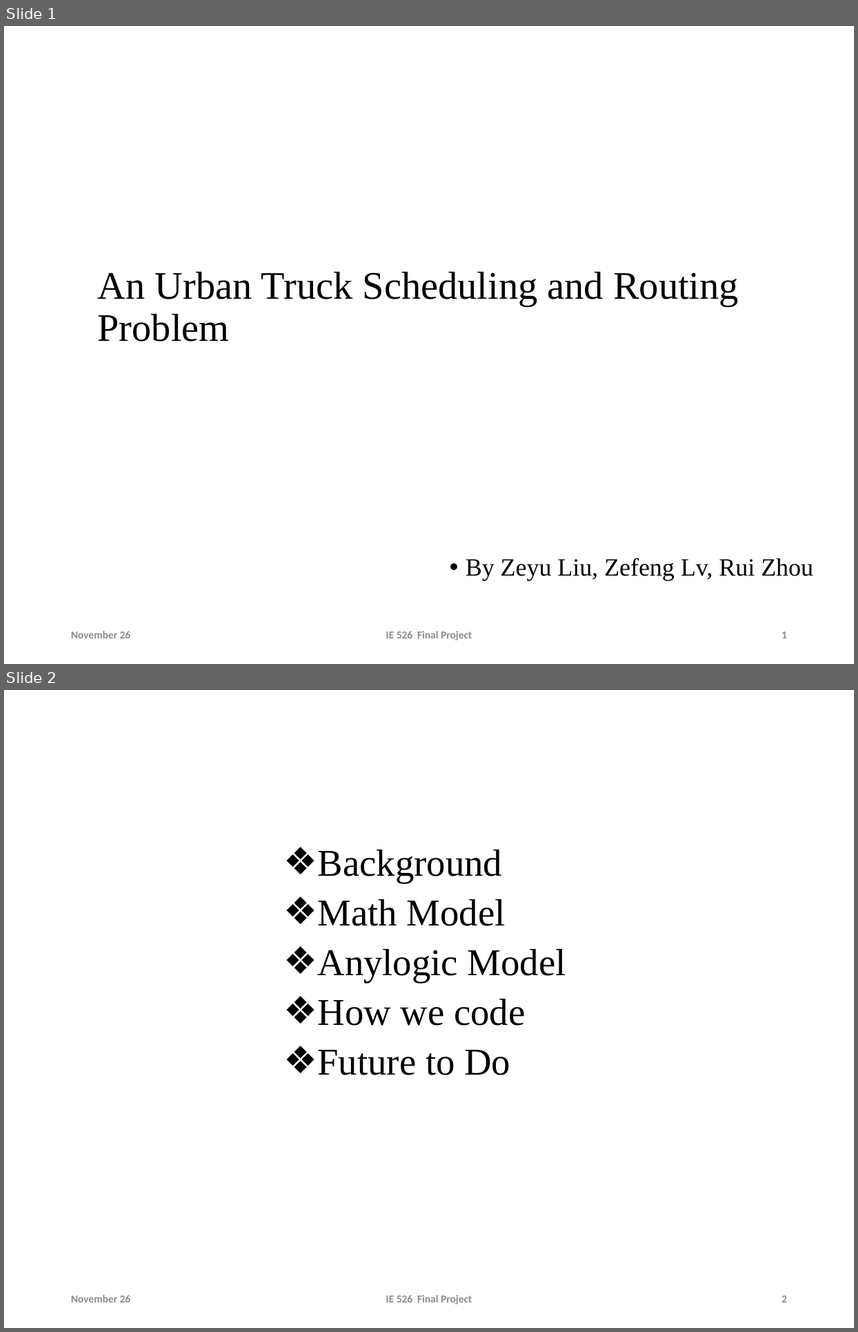
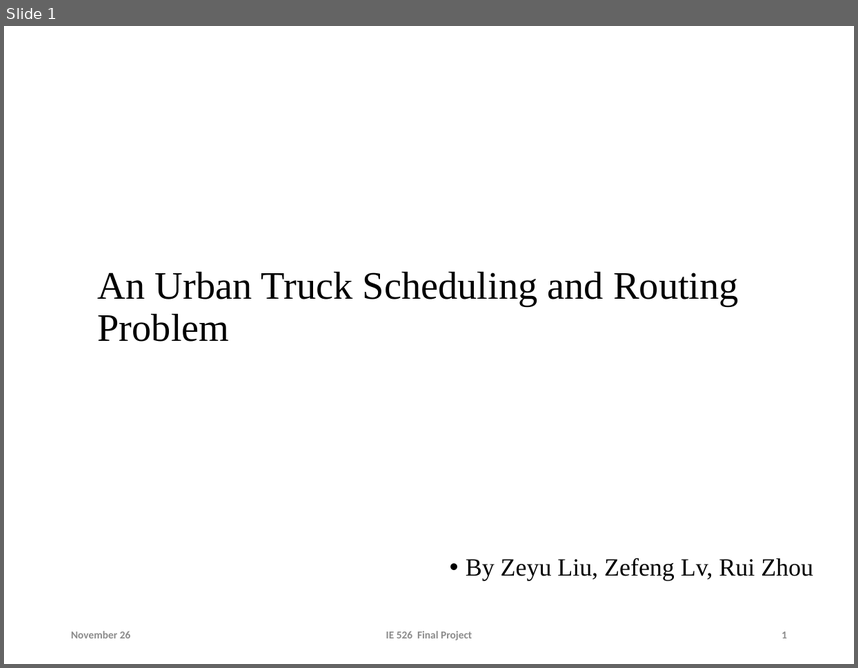
Before and after one commit to lyuzz/IE-526-Final-Project, a slide deck: Lzy/Slides/simulation final project.pptx. Shown one above the other, each under a label of ours: slides 1 and 2 before the commit, slide 1 after it. The pictures are 858x1332 and 858x668 pixels, drawn with LibreOffice and Linux fonts; fonts in the diff are those of the drawing; background and template pictures are left out. Boxes give left, top, right and bottom in pixels: in the first picture for what was removed or moved away, otherwise in the second. Text is boxed around its words. In the diff, an @@ line names an element or a change of style, - is before the commit and + after.

```diff
--- a/Lzy/Slides/simulation final project.pptx
+++ b/Lzy/Slides/simulation final project.pptx
@@ slide 2 removed at [4,690,854,1328], background #FFFFFF @@
@@ text removed at [318,849,566,1075] @@
-❖ Background
-❖ Math Model
-❖ Anylogic Model
-❖ How we code
-❖ Future to Do
@@ text removed at [71,1294,131,1302] @@
-November 26
@@ text removed at [386,1294,472,1304] @@
-IE 526 Final Project
@@ page number removed at [782,1295,787,1302] @@
-2
```
Also in this commit, not shown: 1 slide changed, 1 other slide removed.
